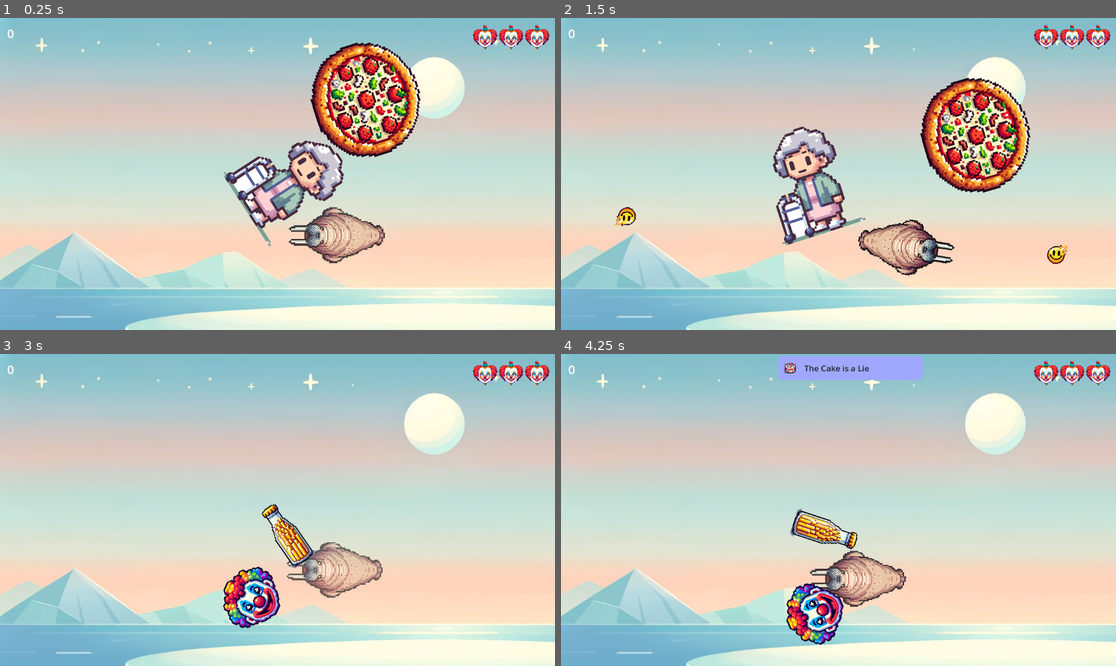
Above: before the commit, frames 1-4 (two rows, left to right).
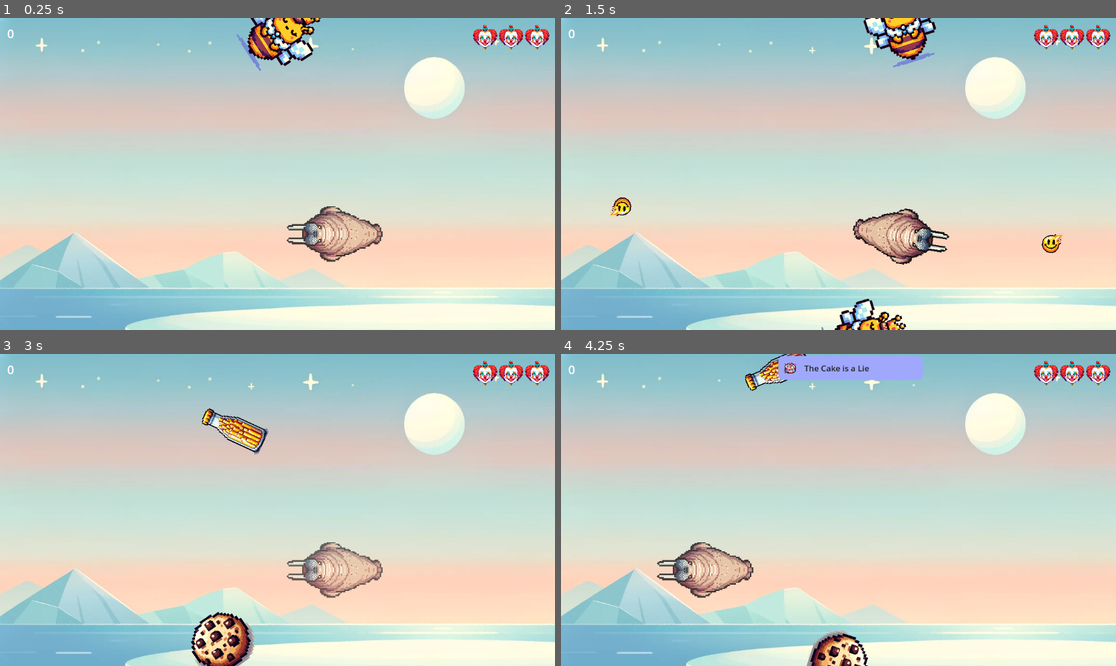
Above: after the commit, the same moments.

Repository: bytedev-code/the-sad-unicorn
Game: Godot game, scene res://game.tscn
Same seed, same stepped clock (60 frames per second), same inputs: the game is played once before the commit and once after it. This scene is started directly instead of the project's main scene.
Inputs (mouse positions are in pixels of both pictures, inside the frame that each line leads up to):
- Up to frame 1 (0.25 s): no input
- Up to frame 2 (1.5 s): move the mouse to (960, 158) at 0.52 s; hold D (player_rotate_right) 0.53-1.28 s; hold Space (player_shoot) 0.53-1.28 s; move the mouse to (727, 189) at 1.27 s; hold A (player_rotate_left) from 1.28 s (still down); tap K at 1.35 s
- Up to frame 3 (3 s): move the mouse to (333, 441) at 2.02 s; release A (player_rotate_left) at 2.03 s; hold D (player_rotate_right) 2.03-2.75 s; hold T 2.03-2.75 s; click "Try Again!" at 2.75 s
- Up to frame 4 (4.25 s): move the mouse to (810, 572) at 3.52 s; hold W (player_forward) from 3.53 s (still down); tap O at 3.6 s

The runs differ from the first frame. In frame 1, 12% of the frame differs, in the area x 40-76%, y 0-79%; in frame 2, 13%, in the area x 8-92%, y 0-100%; in frame 3, 4.6%; in frame 4, 6.4%.
Error in both runs: Invalid access to property or key 'game' on a base object of type 'Dictionary'. (res://achivements/scripts/achivements.gd:10)

Commit message:
implement and fix enemy generator

Diff:
--- /dev/null
+++ b/EnemyGenerator.gd
@@ -0,0 +1,77 @@
+class_name EnemyGenerator
+extends Node
+
+@export var ENEMY_BLUEPRINTS: Array[PackedScene] = []
+@export var UNICORN_BLUEPRINT: PackedScene = null
+@export var ENEMY_CONTAINER: NodePath
+
+@export var BOSS_SCORE_THRESHOLD: int = 100
+@export var NEW_ENEMIES_THRESHOLD: int = 2
+@export var GAME_MANAGER: NodePath
+
+var rng = RandomNumberGenerator.new()
+var _unicorn_spawned = false
+
+var enemy_spawn_timer = Timer.new()
+
+# Called when the node enters the scene tree for the first time.
+func _ready():
+	enemy_spawn_timer.one_shot = false
+	enemy_spawn_timer.wait_time = 2.0
+	enemy_spawn_timer.autostart = true
+	enemy_spawn_timer.timeout.connect(_spawn_new_enemies)
+	add_child(enemy_spawn_timer)
+
+	for i in range(2):
+		_spawn_random_enemy()
+
+func _spawn_new_enemies():
+	if _unicorn_spawned:
+		return
+	if get_node(ENEMY_CONTAINER).get_child_count() < NEW_ENEMIES_THRESHOLD:
+		for i in range(2):
+			_spawn_random_enemy()
+
+
+func _spawn_unicorn():
+	_unicorn_spawned = true
+	var unicorn = UNICORN_BLUEPRINT.instantiate()
+	unicorn.position = Vector2(0, 200)
+	_clear_enemies()
+	_add_enemy(unicorn)
+
+func _spawn_random_enemy():
+	var blueprint_index = rng.randi_range(0, ENEMY_BLUEPRINTS.size()-1)
+	var blueprint = ENEMY_BLUEPRINTS[blueprint_index]
+	var enemy = blueprint.instantiate()
+	enemy.position = Vector2(
+		rng.randf_range(0, 1000),
+		rng.randf_range(0, 800)
+	)
+	_add_enemy(enemy)
+
+func _clear_enemies():
+	for c in get_node(ENEMY_CONTAINER).get_children():
+		get_node(ENEMY_CONTAINER).remove_child(c)
+		c.queue_free()
+
+func _add_enemy(enemy: Enemy):
+	enemy.on_split.connect(_on_enemy_split)
+	enemy.on_death.connect(_on_enemy_death)
+	get_node(ENEMY_CONTAINER).call_deferred("add_child", enemy)
+
+func _on_enemy_split(blueprint: PackedScene, split_number: int, start_pos: Vector2):
+	if _unicorn_spawned:
+		return
+	for i in range(split_number):
+		var split_enemy: Enemy = blueprint.instantiate()
+		split_enemy.setup(start_pos)
+		_add_enemy(split_enemy)
+
+func _on_enemy_death(score: int, name:String):
+	var gm: GameManager = get_node(GAME_MANAGER)
+	gm.add_score(score, name)
+	if gm.get_score() > BOSS_SCORE_THRESHOLD and not _unicorn_spawned:
+		_spawn_unicorn()
+	if name == UNICORN_BLUEPRINT._bundled["names"][0]:
+		gm.set_gamewon()
--- a/enemy.gd
+++ b/enemy.gd
@@ -3,6 +3,7 @@
 
 signal on_split(blueprint: PackedScene, number: int, position: Vector2)
 signal on_death(score: int, enemy:String)
+signal on_score(score: int)
 signal on_collide()
 signal on_hit()
 signal on_shoot()
@@ -63,10 +64,11 @@
 	on_hit.emit()
 
 	if _hp <= 0:
+		on_score.emit(SCORE)
+		on_death.emit(SCORE, self.name)
+
 		if SPLIT_INTO:
 			on_split.emit(SPLIT_INTO, SPLIT_NUMBER, position)
-
-		on_death.emit(SCORE, self.name)
 		queue_free()
 
 func _on_collide(node: Node):
--- a/game.gd
+++ b/game.gd
@@ -1,3 +1,4 @@
+class_name GameManager
 extends Node2D
 
 signal on_gamestart(mode: String)
@@ -5,14 +6,8 @@
 signal on_gamewon(mode: String)
 signal on_score_changed(score: int, enemy:String)
 
-@export var enemy_blueprints: Array[PackedScene] = []
-@export var unicorn_blueprint: PackedScene = null
-@export var enemy_container: NodePath
-@export var BOSS_SCORE_THRESHOLD: int = 100
-
 var rng = RandomNumberGenerator.new()
 var _score = 0
-var _unicorn_spawned = false
 var mode = "default"
 
 # Called when the node enters the scene tree for the first time.
@@ -20,54 +15,21 @@
 	get_viewport().size_changed.connect(fixBackground)
 	fixBackground()
 	_score = 0
-	for i in range(2):
-		_spawn_random_enemy()
 
 	on_gamestart.emit(mode)
 
 func fixBackground():
 	$Background.size = get_viewport().size
 
-func _spawn_unicorn():
-	_unicorn_spawned = true
-	var unicorn = unicorn_blueprint.instantiate()
-	unicorn.position = Vector2(0, 200)
-	_clear_enemies()
-	_add_enemy(unicorn)
+func _on_lost(enemy:String):
+	on_gamelost.emit(mode)
 
-func _spawn_random_enemy():
-	var blueprint_index = rng.randi_range(0, enemy_blueprints.size()-1)
-	var blueprint = enemy_blueprints[blueprint_index]
-	var enemy = blueprint.instantiate()
-	enemy.position = Vector2(
-		rng.randf_range(0, 1000),
-		rng.randf_range(0, 800)
-	)
-	_add_enemy(enemy)
-
-func _clear_enemies():
-	for c in get_node(enemy_container).get_children():
-		get_node(enemy_container).remove_child(c)
-		c.queue_free()
-
-func _add_enemy(enemy: Enemy):
-	enemy.on_split.connect(_on_enemy_split)
-	enemy.on_death.connect(_on_enemy_death)
-	get_node(enemy_container).call_deferred("add_child", enemy)
-
-func _on_enemy_split(blueprint: PackedScene, split_number: int, start_pos: Vector2):
-	for i in range(split_number):
-		var split_enemy: Enemy = blueprint.instantiate()
-		split_enemy.setup(start_pos)
-		_add_enemy(split_enemy)
-
-func _on_enemy_death(score: int, name:String):
+func add_score(score: int, name: String):
 	_score += score
 	on_score_changed.emit(_score, name)
-	if _score > BOSS_SCORE_THRESHOLD and not _unicorn_spawned:
-		_spawn_unicorn()
-	if name == unicorn_blueprint._bundled["names"][0]:
-		on_gamewon.emit(mode)
 
-func _on_lost(enemy:String):
-	on_gamelost.emit(mode)
+func get_score() -> int:
+	return _score
+
+func set_gamewon():
+	on_gamewon.emit(mode)
--- a/game.tscn
+++ b/game.tscn
@@ -13,13 +13,18 @@
 [ext_resource type="PackedScene" uid="uid://c78a2sdr4o365" path="res://blueprints/enemies/french_fries_bootle.tscn" id="7_w0a7w"]
 [ext_resource type="PackedScene" uid="uid://cpo57i4sn08q5" path="res://blueprints/enemies/cloud.tscn" id="8_it680"]
 [ext_resource type="PackedScene" uid="uid://wqsnkejfua8v" path="res://blueprints/enemies/clown.tscn" id="9_r8c38"]
+[ext_resource type="Script" path="res://EnemyGenerator.gd" id="14_vdsek"]
 
 [node name="game" type="Node2D"]
 script = ExtResource("1_i82ie")
-enemy_blueprints = Array[PackedScene]([ExtResource("3_q5dd1"), ExtResource("3_lnoqa"), ExtResource("4_uc4ws"), ExtResource("5_iliv0"), ExtResource("6_v2tw8"), ExtResource("7_w0a7w"), ExtResource("8_it680"), ExtResource("9_r8c38")])
-unicorn_blueprint = ExtResource("3_73p12")
-enemy_container = NodePath("enemies")
-BOSS_SCORE_THRESHOLD = 20
+
+[node name="EnemyGenerator" type="Node" parent="."]
+script = ExtResource("14_vdsek")
+ENEMY_BLUEPRINTS = Array[PackedScene]([ExtResource("3_q5dd1"), ExtResource("3_lnoqa"), ExtResource("4_uc4ws"), ExtResource("5_iliv0"), ExtResource("6_v2tw8"), ExtResource("7_w0a7w"), ExtResource("8_it680"), ExtResource("9_r8c38")])
+UNICORN_BLUEPRINT = ExtResource("3_73p12")
+ENEMY_CONTAINER = NodePath("../enemies")
+BOSS_SCORE_THRESHOLD = 10
+GAME_MANAGER = NodePath("..")
 
 [node name="Background" type="TextureRect" parent="."]
 offset_right = 40.0
Not shown: 1 places in game.tscn that only renumber resources
